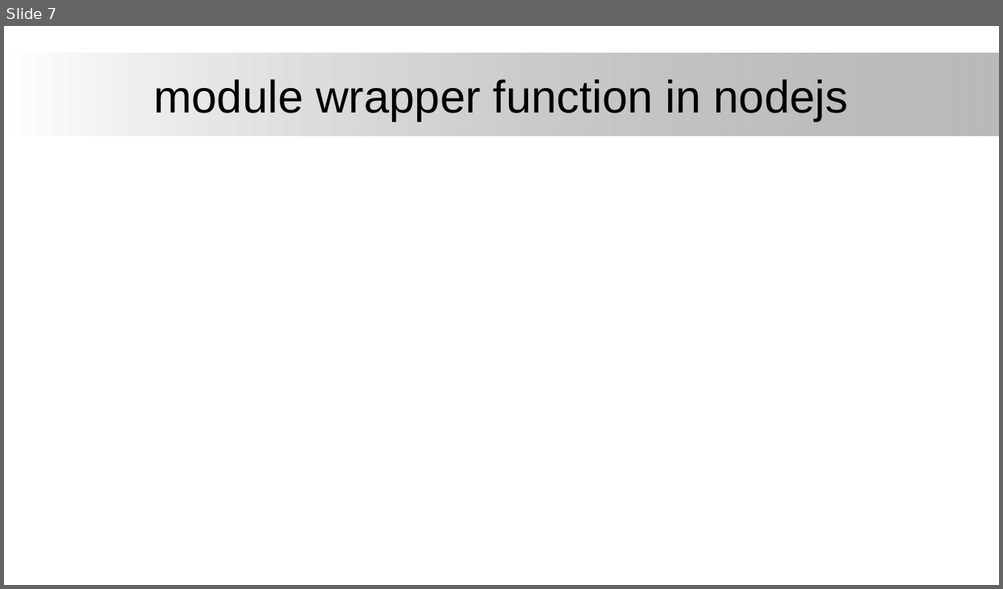
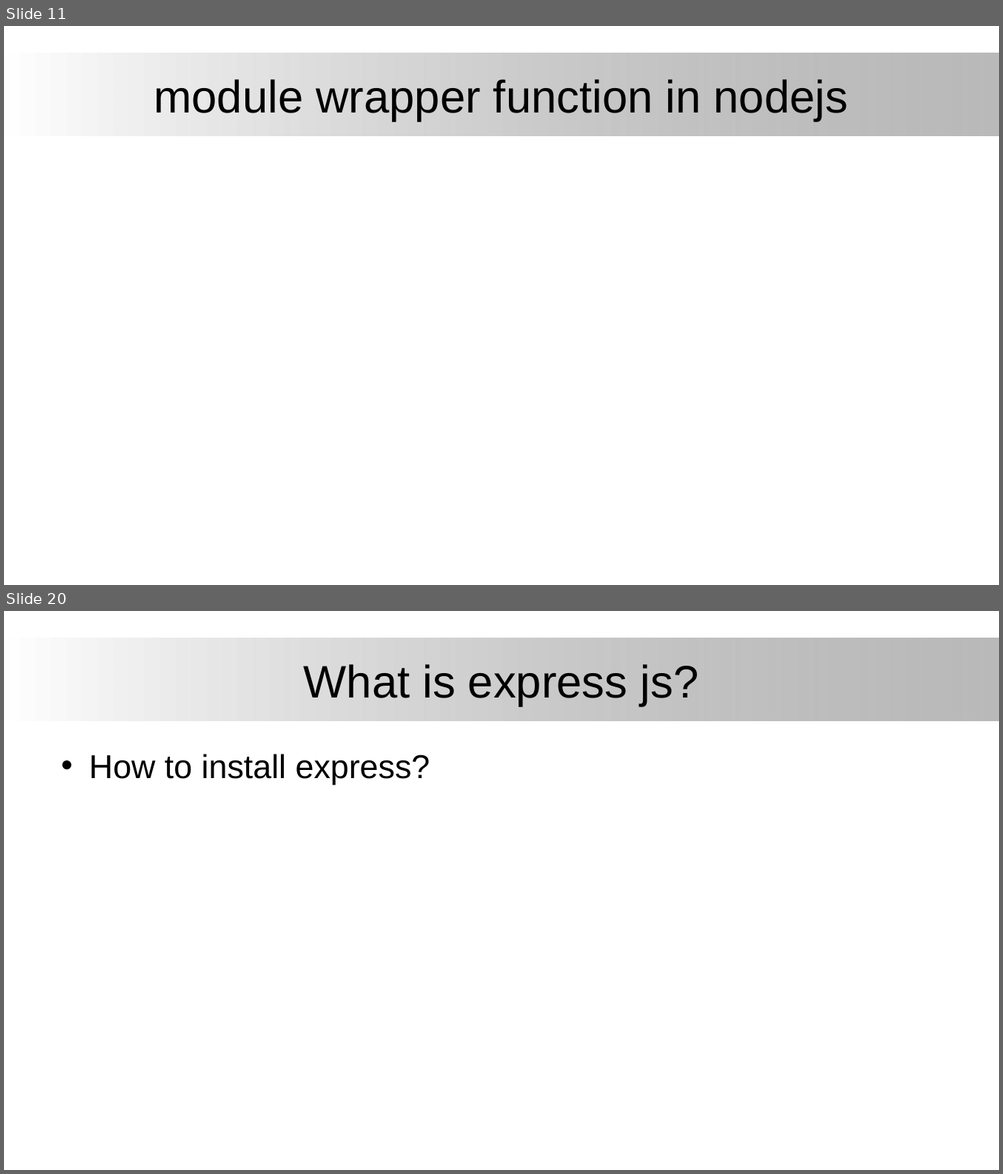
Before and after one commit to firstmentor/nodejs, a slide deck: Node Js.pptx. Shown one above the other, each under a label of ours: slide 7 before the commit, slides 11 and 20 after it; the slides between them are not shown. The pictures are 1003x589 and 1003x1174 pixels, drawn with LibreOffice and Linux fonts; fonts in the diff are those of the drawing; background and template pictures are left out. Boxes give left, top, right and bottom in pixels: in the first picture for what was removed or moved away, otherwise in the second. Text is boxed around its words. In the diff, an @@ line names an element or a change of style, - is before the commit and + after.

```diff
--- a/Node Js.pptx
+++ b/Node Js.pptx
@@ slide 20 added at (4, 611, 999, 1170), background #FFFFFF; not listed: 1 template element that a slide beside it also shows @@
@@ title added at (304, 664, 699, 706), 44 pt, text #000000 @@
+What is express js?
@@ text added at (89, 754, 430, 785), 32 pt, text #000000 @@
+• How to install express?
@@ what was slide 7 is now slide 11 @@
```
Also in this commit, not shown: 12 other slides added, 11 other files.
